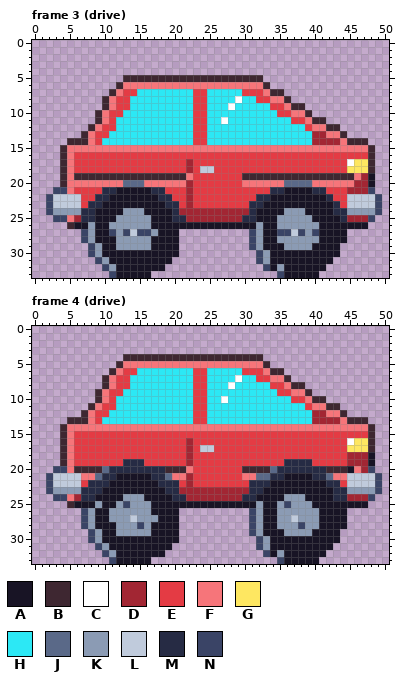
One commit to this pixel-art file: art/ambient/ambient-car-hatchback@81.aseprite. This is how it looked before the edit.
51x34 pixels, 4 frames. Shown: frame 3 (drive), frame 4 (drive). The commit also changed other frames, which this record leaves out.
Palette (. is transparent): A #181425  B #3e2731  C #ffffff  D #a22633  E #e43b44  F #f6757a  G #fee761  H #2ce8f5  J #5a6988  K #8b9bb4  L #c0cbdc  M #262b44  N #3a4466
Pixels before, frame 3 (drive), first column x 2:
 5 ...........BBBBBBBBBBBBBBBBBBBB.................
 6 ..........BFFFFFFFFFFFFFFFFFFFFB................
 7 .........BFEEHHHHHHHHEEHHHHHEEEFBB..............
 8 ........BFEEHHHHHHHHHEEHHHHCHHEEFFB.............
 9 ........BFEEHHHHHHHHHEEHHHCHHHHHEEFBB...........
10 .......BFEEHHHHHHHHHHEEHHHHHHHHHHEEFFB..........
11 .......BFEHHHHHHHHHHHEEHHCHHHHHHHHHEEFBB........
12 ......BFEEHHHHHHHHHHHEEHHHHHHHHHHHHHHEFFBB......
13 .....BFEEHHHHHHHHHHHHEEHHHHHHHHHHHHHHHDDFFB.....
14 ...BBBFEHHHHHHHHHHHHHEEHHHHHHHHHHHHHHHDDDDFBBB..
15 ..BFFFFFFFFFFFFFFFFFFFFFFFFFFFFFFFFFFFFFFFFFFFB.
16 ..BFEEEEEEEEEEEEEEEEEEEEEEEEEEEEEEEEEEEEEEEEEEB.
17 ..BFEEEEEEEEEEEEEEEEDEEEEEEEEEEEEEEEEEEEEEECGGB.
18 ..BFEEEEEEEEEEEEEEEEDELLEEEEEEEEEEEEEEEEEEEGGGB.
19 ..BFBBBBBBBBBBBBBBBBFEEEEEEEBBBBBBBBBBBBBBBBFDA.
20 ..BFFFFFFFFJJJFFFFFFDEEEEEEEFFFFFFJJJJFFFFFFDDA.
21 .NNFEEEEMMAAAAAMMEEEDEEEEEEEEEEEMMAAAAMMEEEDDDN.
22 NLLLLEEMMAAAAAAAMMEEDEEEEEEEEEMMAAAAAAAAMEELLLLN
23 NLLLLEMMAAAAAAAAAMMEDEEEEEEEEMMAAAAAAAAAAMELLLLN
24 NKKKKMMAAAAKKKAAAAMDDDDDDDDDDMAAAAKKKAAAAMMKKKKN
25 .NNFDMMAAAKKKKKAAAMMDDDDDDDDMMAAAKKKKKAAAAMDDDN.
26 ...BAAKAAKKKKKKAAAAAAAAAAAAAAAKAAKKKKKKAAAAAAA..
27 .....NKAANKNLNNKAAA..........NKAANNLNKNAAAA.....
28 .....NKAAAKKKKKAAAA..........NKAAKKKKKKAAAA.....
29 ......NKAAKKKKKAAAA..........NKAAAKKKKAAAA......
30 ......NKAAAAAAAAAAA...........NKAAAAAAAAAA......
31 .......NKAAAAAAAAA............NKAAAAAAAAA.......
32 ........NKAAAAAAA..............NAKAAAAAA........
33 .........NAAAAA..................NAAAAA.........
Pixels before, frame 4 (drive), first column x 2:
 4 ...........BBBBBBBBBBBBBBBBBBBB.................
 5 ..........BFFFFFFFFFFFFFFFFFFFFB................
 6 .........BFEEHHHHHHHHEEHHHHHEEEFBB..............
 7 ........BFEEHHHHHHHHHEEHHHHCHHEEFFB.............
 8 ........BFEEHHHHHHHHHEEHHHCHHHHHEEFBB...........
 9 .......BFEEHHHHHHHHHHEEHHHHHHHHHHEEFFB..........
10 .......BFEHHHHHHHHHHHEEHHCHHHHHHHHHEEFBB........
11 ......BFEEHHHHHHHHHHHEEHHHHHHHHHHHHHHEFFBB......
12 .....BFEEHHHHHHHHHHHHEEHHHHHHHHHHHHHHHDDFFB.....
13 ...BBBFEHHHHHHHHHHHHHEEHHHHHHHHHHHHHHHDDDDFBBB..
14 ..BFFFFFFFFFFFFFFFFFFFFFFFFFFFFFFFFFFFFFFFFFFFB.
15 ..BFEEEEEEEEEEEEEEEEEEEEEEEEEEEEEEEEEEEEEEEEEEB.
16 ..BFEEEEEEEEEEEEEEEEDEEEEEEEEEEEEEEEEEEEEEECGGB.
17 ..BFEEEEEEEEEEEEEEEEDELLEEEEEEEEEEEEEEEEEEEGGGB.
18 ..BFEEEEEEEEEEEEEEEEDEEEEEEEEEEEEEEEEEEEEEEDDDA.
19 ..BFEEEEEEEMMMEEEEEEDEEEEEEEEEEEEEMMMMEEEEEDDDA.
20 .NNFBBBBJMMMMMMMMBBBFEEEEEEEBBBBJMMMMMMMBBBAFDN.
21 NLLLLFFJMMAAAAAMMJFFDEEEEEEEFFJJMMAAAAMMJFFLLLLN
22 NLLLLEMMMAAAAAAAMMMEDEEEEEEEEMMMAAAAAAAAMMELLLLN
23 NKKKKMMMAAAAAAAAAMMDDDDDDDDDDMMAAAAAAAAAAMMKKKKN
24 .NNFDMMAAAAKKKAAAAMMDDDDDDDDMMAAAAKKKAAAAMMDDDN.
25 ...BAAAKAAKNKKKAAAAAAAAAAAAAAAKAAKNKKKAAAAAAAA..
26 .....NKAAKKKKKKAAAA..........NKAAKKKKKKAAAA.....
27 .....NKAAKKKLKKKAAA..........NKAAKKLKKKAAAA.....
28 .....NKAAAKKKNKAAAA..........NKAAKKKNKKAAAA.....
29 ......NKAAKKKKKAAAA..........NKAAAKKKKAAAA......
30 ......NKAAAAAAAAAAA...........NKAAAAAAAAAA......
31 .......NKAAAAAAAAA............NKAAAAAAAAA.......
32 ........NKAAAAAAA..............NAKAAAAAA........
33 .........NAAAAA..................NAAAAA.........
The result:
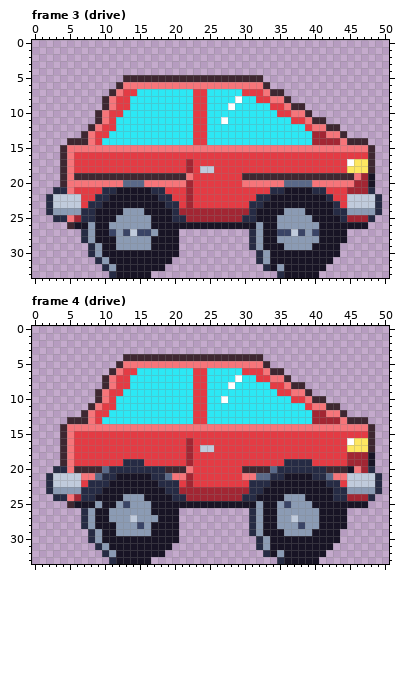
The edit:
{"where": "frame 3 (drive)"}
{"frame":3,"y":21,"x":3,"old":"NN","new":"MM"}
{"frame":3,"y":21,"x":48,"old":"N","new":"M"}
{"frame":3,"y":22,"x":2,"old":"N","new":"M"}
{"frame":3,"y":22,"x":49,"old":"N","new":"M"}
{"frame":3,"y":23,"x":2,"old":"N","new":"M"}
{"frame":3,"y":23,"x":49,"old":"N","new":"M"}
{"frame":3,"y":24,"x":2,"old":"N","new":"M"}
{"frame":3,"y":24,"x":49,"old":"N","new":"M"}
{"frame":3,"y":25,"x":3,"old":"NN","new":"MM"}
{"frame":3,"y":25,"x":48,"old":"N","new":"M"}
{"frame":3,"y":27,"x":7,"old":"N","new":"M"}
{"frame":3,"y":27,"x":31,"old":"N","new":"M"}
{"frame":3,"y":28,"x":7,"old":"N","new":"M"}
{"frame":3,"y":28,"x":31,"old":"N","new":"M"}
{"frame":3,"y":29,"x":8,"old":"N","new":"M"}
{"frame":3,"y":29,"x":31,"old":"N","new":"M"}
{"frame":3,"y":30,"x":8,"old":"N","new":"M"}
{"frame":3,"y":30,"x":32,"old":"N","new":"M"}
{"frame":3,"y":31,"x":9,"old":"N","new":"M"}
{"frame":3,"y":31,"x":32,"old":"N","new":"M"}
{"frame":3,"y":32,"x":10,"old":"N","new":"M"}
{"frame":3,"y":32,"x":33,"old":"N","new":"M"}
{"frame":3,"y":33,"x":11,"old":"N","new":"M"}
{"frame":3,"y":33,"x":35,"old":"N","new":"M"}
{"where": "frame 4 (drive)"}
{"frame":4,"y":20,"x":3,"old":"NN","new":"MM"}
{"frame":4,"y":20,"x":48,"old":"N","new":"M"}
{"frame":4,"y":21,"x":2,"old":"N","new":"M"}
{"frame":4,"y":21,"x":49,"old":"N","new":"M"}
{"frame":4,"y":22,"x":2,"old":"N","new":"M"}
{"frame":4,"y":22,"x":49,"old":"N","new":"M"}
{"frame":4,"y":23,"x":2,"old":"N","new":"M"}
{"frame":4,"y":23,"x":49,"old":"N","new":"M"}
{"frame":4,"y":24,"x":3,"old":"NN","new":"MM"}
{"frame":4,"y":24,"x":48,"old":"N","new":"M"}
{"frame":4,"y":26,"x":7,"old":"N","new":"M"}
{"frame":4,"y":26,"x":31,"old":"N","new":"M"}
{"frame":4,"y":27,"x":7,"old":"N","new":"M"}
{"frame":4,"y":27,"x":31,"old":"N","new":"M"}
{"frame":4,"y":28,"x":7,"old":"N","new":"M"}
{"frame":4,"y":28,"x":31,"old":"N","new":"M"}
{"frame":4,"y":29,"x":8,"old":"N","new":"M"}
{"frame":4,"y":29,"x":31,"old":"N","new":"M"}
{"frame":4,"y":30,"x":8,"old":"N","new":"M"}
{"frame":4,"y":30,"x":32,"old":"N","new":"M"}
{"frame":4,"y":31,"x":9,"old":"N","new":"M"}
{"frame":4,"y":31,"x":32,"old":"N","new":"M"}
{"frame":4,"y":32,"x":10,"old":"N","new":"M"}
{"frame":4,"y":32,"x":33,"old":"N","new":"M"}
{"frame":4,"y":33,"x":11,"old":"N","new":"M"}
{"frame":4,"y":33,"x":35,"old":"N","new":"M"}
